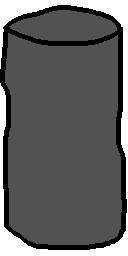
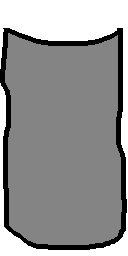
Comparing the layer stacks of the two w=128, h=256 images. Changes:
renamed "Layer" to "Layer copy #1", opacity 100% → 71% over left=5, top=28, right=122, bottom=245
added layer "Layer copy" above "Layer #1" over left=5, top=28, right=122, bottom=245
hid "Layer #1", painted on it over left=3, top=5, right=123, bottom=245
